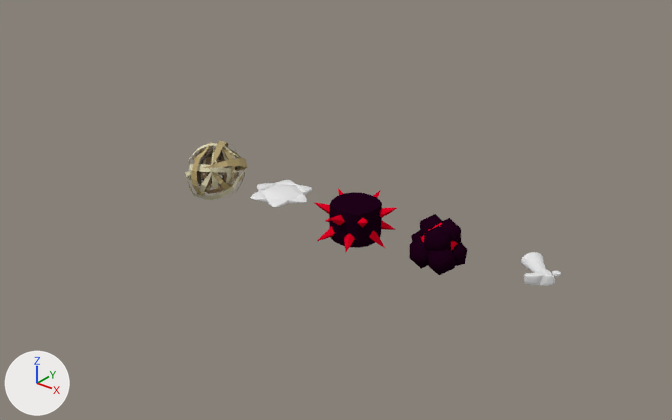
One commit to the Blender file Assets/Ball/ballModel.blend: the scene before it, then after it.
Camera for both pictures: a 50 mm lens placed at (5.12, -6.71, 4.19), pointed at (-0.52, 0.34, -0.18). The axes (+X, +Y, +Z) are drawn at lower left. The lights are the same throughout.

The first picture shows 'CactusBall', 'boot', 'coal', 'star', 'tumbleweed'.
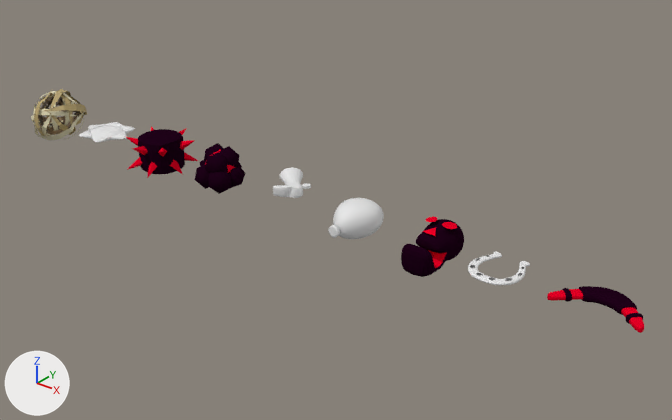
Commit message: More ball models and stuff

What differs and where, as boxes [x1, y1, x2, y2] in the pictures (672 x 420 px):
```json
{"object": "CactusBall", "change": "moved", "before": [315, 188, 397, 253], "after": [126, 126, 198, 178]}
{"object": "tumbleweed", "change": "moved", "before": [184, 140, 247, 200], "after": [31, 89, 87, 140]}
{"object": "coal", "change": "moved", "before": [409, 214, 467, 275], "after": [195, 143, 246, 194]}
{"object": "Cube", "change": "added", "after": [401, 217, 464, 277], "on screen": "black"}
{"object": "star", "change": "moved", "before": [250, 180, 312, 207], "after": [79, 122, 135, 142]}
{"object": "Cube.001", "change": "added", "after": [328, 198, 384, 239]}
{"object": "Plane", "change": "added", "after": [547, 286, 644, 333]}
{"object": "boot", "change": "mesh rescaled, moved", "before": [521, 252, 561, 286], "after": [273, 167, 311, 198], "on screen": "9% shorter"}
{"object": "Circle", "change": "added", "after": [468, 251, 530, 285]}
```

Edits to the scene script, one JSON object a line:
```json
{"block": "me_cube_002", "where": "me_cube_002.from_pydata(...)  # 32 vertices, 28 faces; spans x -0.244..0.212, y -0.218..0.285, z -0.193..-0.001"}
{"block": "me_cube_002", "where": "# used by ob_boot; location = (2.0, 0.0, 0.0); rotation_euler = (0.0, 3.142, 0.0), in degrees (0, 180, 0)"}
{"block": "me_cube_002", "change": "me_cube_002 part 1: the whole mesh is scaled about the mesh origin by 1.2"}
{"op": "add", "block": "me_circle_001", "code": ["me_circle_001 = bpy.data.meshes.new('Circle.001')", "me_circle_001.from_pydata(...)  # 54 vertices, 38 faces; spans x -0.277..0.0, y -0.285..0.28, z -0.022..0.0"]}
{"op": "add", "block": "me_cube_004", "code": ["me_cube_004 = bpy.data.meshes.new('Cube.004')", "me_cube_004.from_pydata(...)  # 44 vertices, 30 faces; spans x -0.202..0.0, y -0.332..0.346, z -0.202..0.202", "# faces by material slot: [25, 5]", "me_cube_004.materials.append(mat_material)  # black #1f0319", "me_cube_004.materials.append(mat_material_001)  # red #e70025"]}
{"op": "add", "block": "me_plane_002", "code": ["me_plane_002 = bpy.data.meshes.new('Plane.002')", "me_plane_002.from_pydata(...)  # 44 vertices, 31 faces; spans x 0.0..0.433, y -0.175..0.274, z 0.0..0.052", "# faces by material slot: [21, 10]", "me_plane_002.materials.append(mat_material)  # black #1f0319", "me_plane_002.materials.append(mat_material_001)  # red #e70025"]}
{"op": "add", "block": "me_cube_005", "code": ["me_cube_005 = bpy.data.meshes.new('Cube.005')", "me_cube_005.from_pydata(...)  # 15 vertices, 8 faces; spans x -0.294..0.0, y -0.367..0.379, z -0.222..0.0", "me_cube_005.polygons.foreach_set('use_smooth', [True] * 8)"]}
{"op": "set", "path": "ob_cactusball.location", "old": "(0.0, 0.0, 0.0)", "new": "(-2.9, 0.0, 0.0)"}
{"op": "set", "path": "ob_coal.location", "old": "(1.0, 0.0, 0.0)", "new": "(-1.9, 0.0, 0.0)"}
{"op": "set", "path": "ob_star.location", "old": "(-1.0, 0.0, 0.0)", "new": "(-3.9, 0.0, 0.0)"}
{"op": "set", "path": "ob_tumbleweed.location", "old": "(-2.0, 0.0, 0.0)", "new": "(-4.9, 0.0, 0.0)"}
{"op": "set", "path": "ob_boot.location", "old": "(2.0, 0.0, 0.0)", "new": "(-0.9, 0.0, 0.0)"}
{"op": "add", "block": "ob_circle", "code": ["ob_circle = bpy.data.objects.new('Circle', me_circle_001)", "ob_circle.location = (1.636, 0.0, 0.0)", "ob_circle.rotation_euler = (0.0, -3.142, 0.0)  # degrees (0, -180, 0)", "_m = ob_circle.modifiers.new('Mirror', 'MIRROR')", "_m.use_axis = (True, False, True)", "_m.use_clip = True", "_m = ob_circle.modifiers.new('Subsurf', 'SUBSURF')"]}
{"op": "add", "block": "ob_cube", "code": ["ob_cube = bpy.data.objects.new('Cube', me_cube_004)", "ob_cube.location = (0.936, 0.0, 0.0)", "ob_cube.rotation_euler = (0.0, 3.142, 0.0)  # degrees (0, 180, 0)", "ob_cube.scale = (1.17, 1.17, 1.17)", "_m = ob_cube.modifiers.new('Mirror', 'MIRROR')", "_m.use_clip = True", "_m = ob_cube.modifiers.new('Subsurf', 'SUBSURF')"]}
{"op": "add", "block": "ob_plane", "code": ["ob_plane = bpy.data.objects.new('Plane', me_plane_002)", "ob_plane.location = (2.636, 0.0, 0.0)", "_m = ob_plane.modifiers.new('Mirror', 'MIRROR')", "_m.use_axis = (True, False, True)", "_m.use_clip = True", "_m = ob_plane.modifiers.new('Subsurf', 'SUBSURF')"]}
{"op": "add", "block": "ob_cube_001", "code": ["ob_cube_001 = bpy.data.objects.new('Cube.001', me_cube_005)", "ob_cube_001.location = (0.0, 0.0, 0.0)", "ob_cube_001.rotation_euler = (0.0, 3.142, 0.0)  # degrees (0, 180, 0)", "_m = ob_cube_001.modifiers.new('Mirror', 'MIRROR')", "_m.use_axis = (True, False, True)", "_m.use_clip = True", "_m = ob_cube_001.modifiers.new('Subsurf', 'SUBSURF')"]}
```
